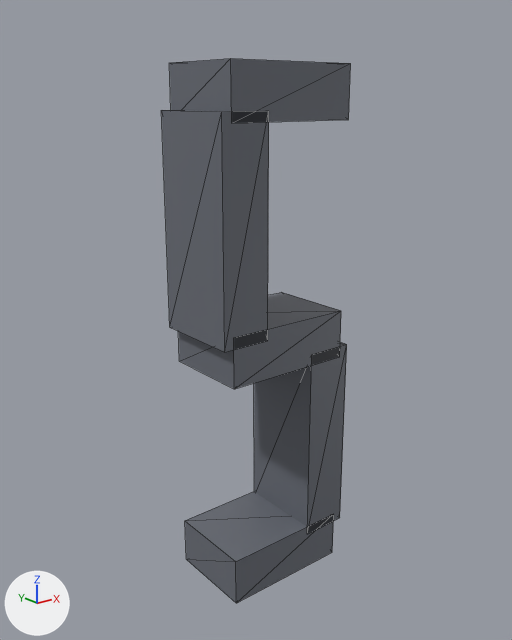
The glTF model app/src/main/assets/models/digit_5.glb: old version first, new version second.
Camera for both pictures: a 50 mm lens placed at (-4.07, -5.02, 2.18), pointed at (0.0, 0.06, 0.15). The axes (+X, +Y, +Z) are drawn at lower left. The lights are the same throughout. The older version comes first. Mesh edges are drawn as thin lines. Where no turn or scale is listed for an object, it has been applied to the vertices.

The first picture shows 'geometry_0'.
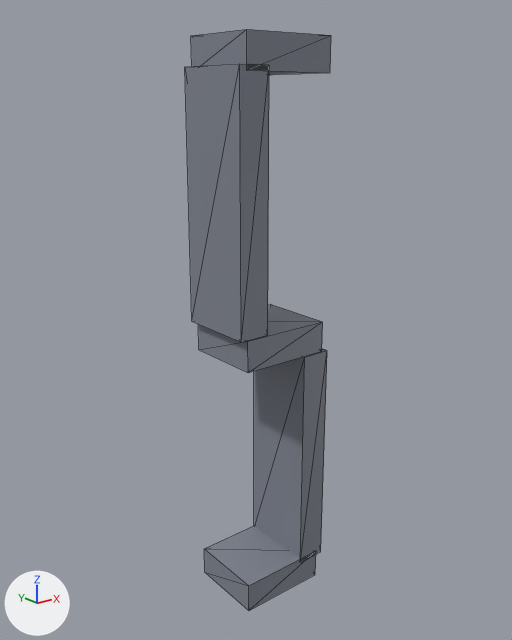
Pixel boxes (x1, y1, x2, y2) of what changed, in the pictures (512 x 640 px; the box of a moved part takes in the faces that stretch with it):
'geometry_0', reshaped, recoloured (23% narrower, 7% taller)
    before: (161, 58, 351, 603)
    after: (185, 29, 331, 611)
part 1 of me_geometry_0, moved or reshaped
    before: (169, 58, 351, 123)
    after: (191, 29, 331, 75)
part 2 of me_geometry_0, moved or reshaped
    before: (161, 110, 269, 352)
    after: (185, 64, 269, 342)
part 3 of me_geometry_0, moved or reshaped
    before: (178, 292, 341, 389)
    after: (198, 304, 323, 373)
part 4 of me_geometry_0, moved or reshaped
    before: (254, 342, 347, 534)
    after: (254, 349, 327, 562)
part 5 of me_geometry_0, moved or reshaped
    before: (185, 492, 334, 603)
    after: (204, 526, 316, 611)
part 6 of me_geometry_0, recoloured
    before: (161, 58, 351, 603)
    after: (185, 29, 331, 611)

The change, as a list of edits to the scene's bpy script:
```text
Change me_geometry_0:
    used by ob_geometry_0; location = (0.0, 0.0, 0.0)
    remove me_geometry_0.from_pydata(...)  # 40 vertices, 60 faces; spans x -0.74..0.74, y -0.44..0.44, z -2.46..2.46
    add me_geometry_0.from_pydata(...)  # 40 vertices, 60 faces; spans x -0.52..0.52, y -0.38..0.38, z -2.68..2.68
    me_geometry_0 part 1: the loose piece of 8 vertices spanning x -0.64..0.64, y -0.44..0.44, z 1.99..2.46 is scaled about its middle by (0.7, 0.881, 0.631), then moved by (0.0, 0.0, 0.31)
    me_geometry_0 part 2: the loose piece of 8 vertices spanning x -0.74..-0.27, y -0.44..0.44, z 0.13..2.08 is scaled about its middle by (0.631, 0.881, 1.17), then moved by (0.13, 0.0, 0.19)
    me_geometry_0 part 3: the loose piece of 8 vertices spanning x -0.64..0.64, y -0.44..0.44, z -0.24..0.24 is scaled about its middle by (0.7, 0.881, 0.631)
    me_geometry_0 part 4: the loose piece of 8 vertices spanning x 0.27..0.74, y -0.44..0.44, z -2.08..-0.13 is scaled about its middle by (0.631, 0.881, 1.17), then moved by (-0.13, 0.0, -0.19)
    me_geometry_0 part 5: the loose piece of 8 vertices spanning x -0.64..0.64, y -0.44..0.44, z -2.46..-1.99 is scaled about its middle by (0.7, 0.881, 0.631), then moved by (0.0, 0.0, -0.31)
    me_geometry_0 part 6: 60 faces centred in x -0.74..0.74, y -0.44..0.44, z -2.46..2.46 are repainted in the vertex colours; the middle colour goes from grey #686c75 to grey #808591
```
